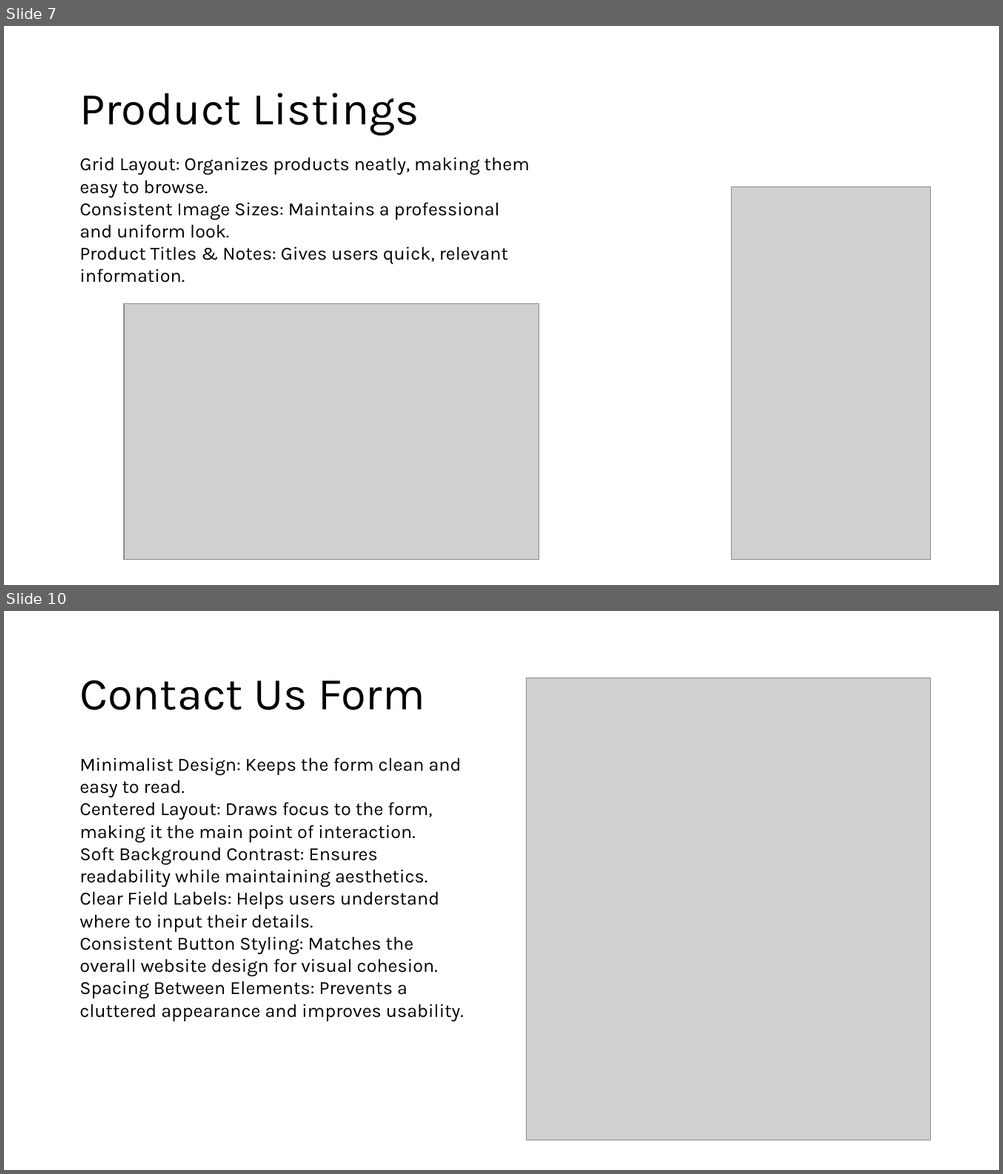
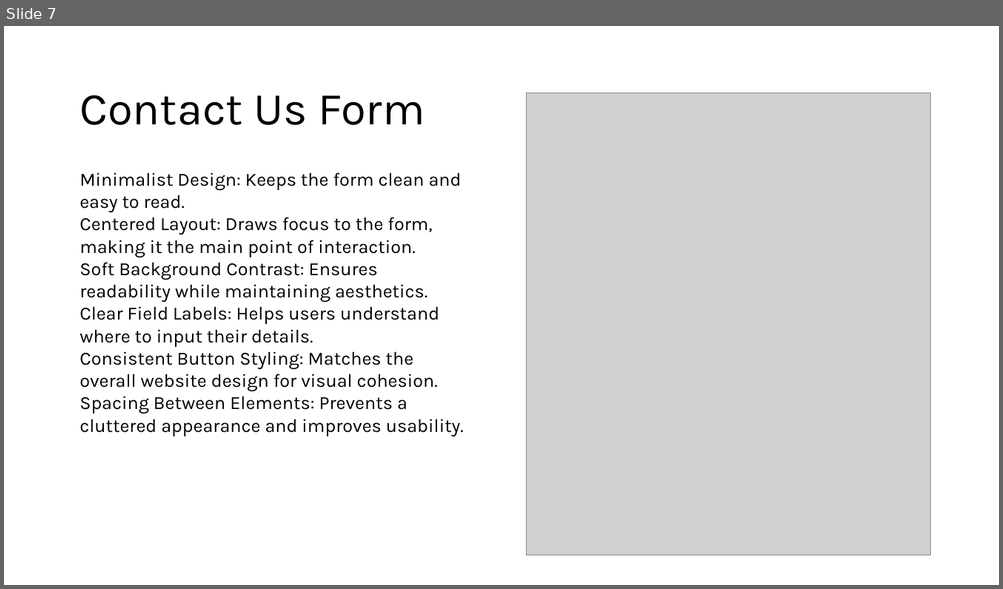
Before and after one commit to Ria-Herwadkar/Perfume-website, a slide deck: Website powerpoint.pptx. Shown one above the other, each under a label of ours: slides 7 and 10 before the commit, slide 7 after it; the slides between them are not shown. The pictures are 1003x1174 and 1003x589 pixels, drawn with LibreOffice and Linux fonts; fonts in the diff are those of the drawing; grey boxes stand for pictures. Boxes give left, top, right and bottom in pixels: in the first picture for what was removed or moved away, otherwise in the second. Text is boxed around its words. In the diff, an @@ line names an element or a change of style, - is before the commit and + after.

```diff
--- a/Website powerpoint.pptx
+++ b/Website powerpoint.pptx
@@ slide 7 removed at [4, 26, 999, 585], background #FFFFFF @@
@@ title removed at [79, 93, 419, 136] @@
-Product Listings
@@ text removed at [79, 157, 529, 283] @@
-Grid Layout: Organizes products neatly, making them easy to browse.
-Consistent Image Sizes: Maintains a professional and uniform look.
-Product Titles & Notes: Gives users quick, relevant information.
@@ picture removed at [731, 187, 930, 561] @@
@@ picture removed at [124, 304, 539, 560] @@
@@ what was slide 10 is now slide 7 @@
```
Also in this commit, not shown: 3 slides changed, 4 slides added, 6 other slides removed, 23 other files.
